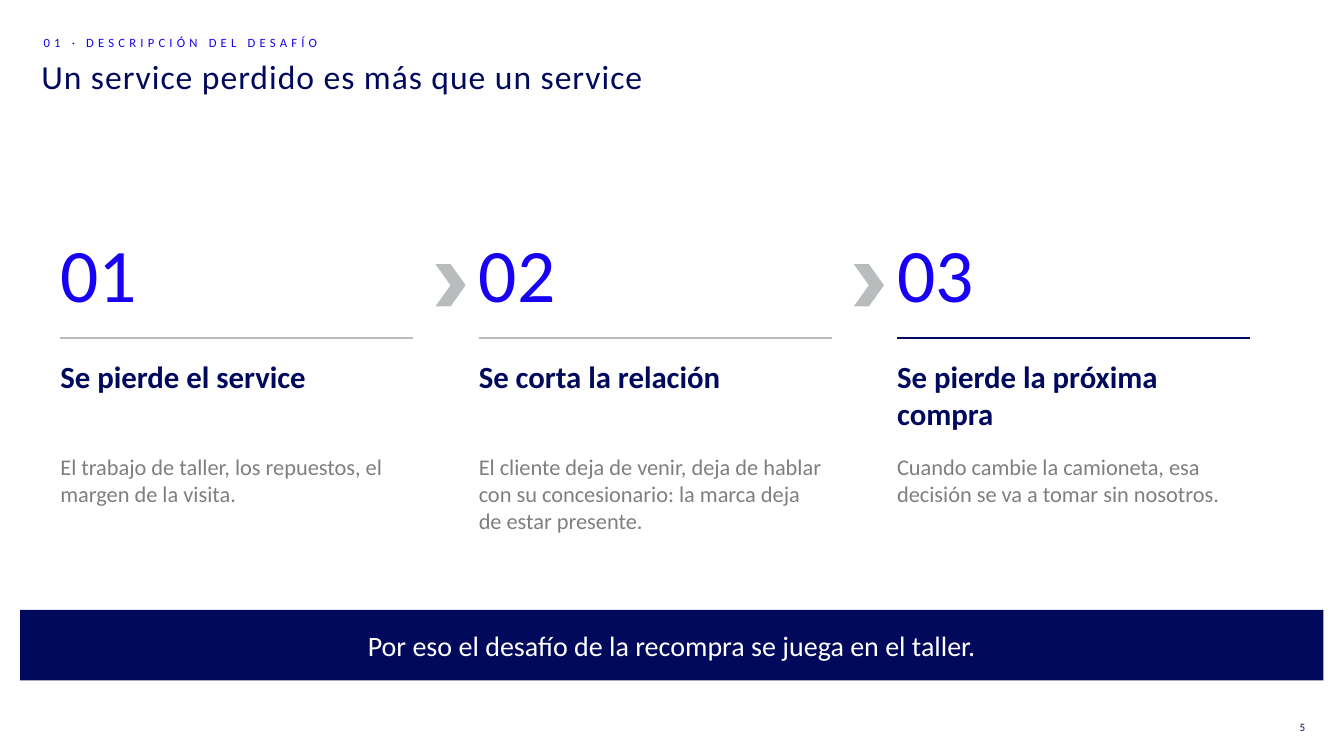
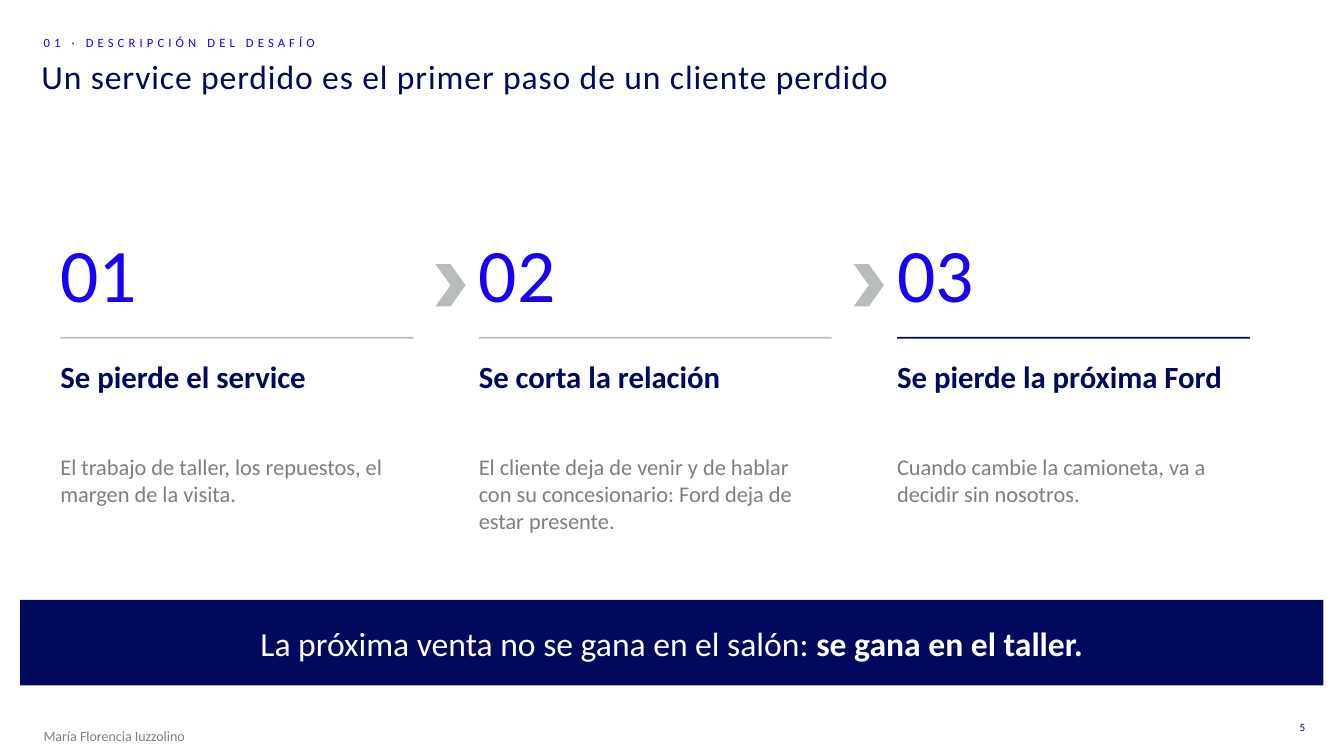
Before and after one commit to FrancoMal/SIMtec, a slide deck: slide 5 of entregables/FIC_III_Desafio_1_Equipo_SIMtec.pptx. Drawn at 1344x756 pixels with LibreOffice and Linux fonts; fonts in the diff are those of the drawing; background and template pictures are left out. Boxes give left, top, right and bottom in pixels: in the first picture for what was removed or moved away, otherwise in the second. Text is boxed around its words. In the diff, an @@ line names an element or a change of style, - is before the commit and + after.

```diff
--- a/entregables/FIC_III_Desafio_1_Equipo_SIMtec.pptx
+++ b/entregables/FIC_III_Desafio_1_Equipo_SIMtec.pptx
@@ title at bbox=[41, 65, 888, 95]: text changed @@
-Un service perdido es más que un service
+Un service perdido es el primer paso de un cliente perdido
@@ text at bbox=[897, 366, 1221, 393]: text changed @@
-Se pierde la próxima compra
+Se pierde la próxima Ford
@@ text at bbox=[479, 459, 792, 533]: text changed @@
-El cliente deja de venir, deja de hablar con su concesionario: la marca deja de estar presente.
+El cliente deja de venir y de hablar con su concesionario: Ford deja de estar presente.
@@ text at bbox=[897, 459, 1206, 502]: text changed @@
-Cuando cambie la camioneta, esa decisión se va a tomar sin nosotros.
+Cuando cambie la camioneta, va a decidir sin nosotros.
@@ rectangle "La próxima venta no se ...": place and size @@
-rectangle "La próxima venta no se ..." at bbox=[20, 610, 1324, 681]
+rectangle "La próxima venta no se ..." at bbox=[20, 600, 1324, 686]
@@ text in rectangle at bbox=[260, 632, 1083, 662]: text changed; size 20 to 24 pt @@
-Por eso el desafío de la recompra se juega en el taller.
+La próxima venta no se gana en el salón: se gana en el taller.
@@ text added at bbox=[44, 731, 185, 741], 10 pt, text #7F7F7F @@
+María Florencia Iuzzolino
```
Also in this commit, not shown: 18 other slides changed, 5 slides added, 9 slides removed, 3 other files.
